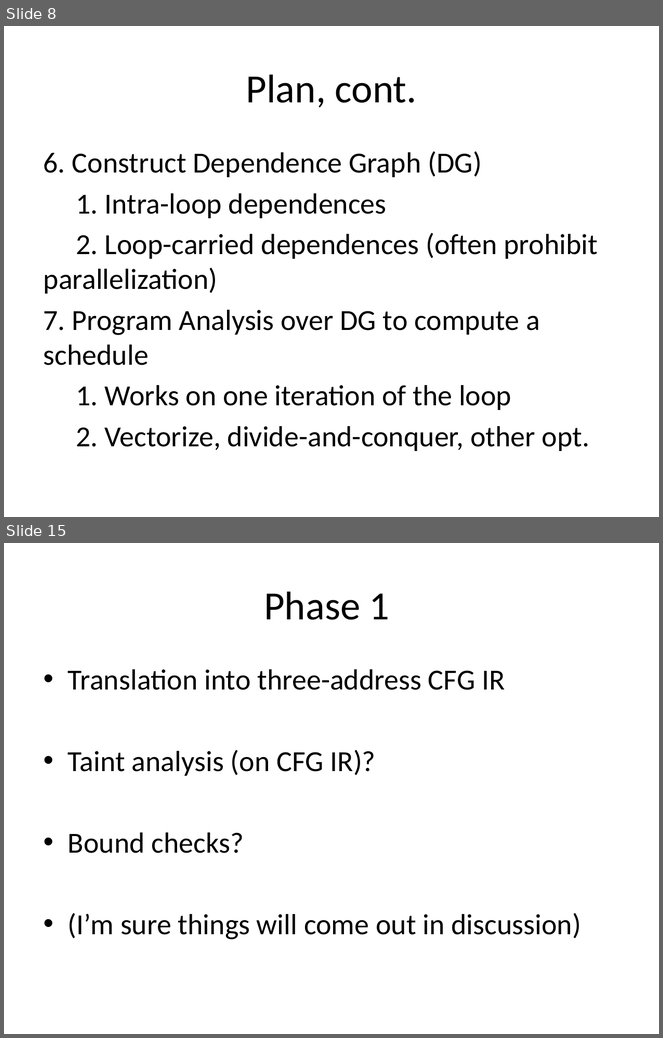
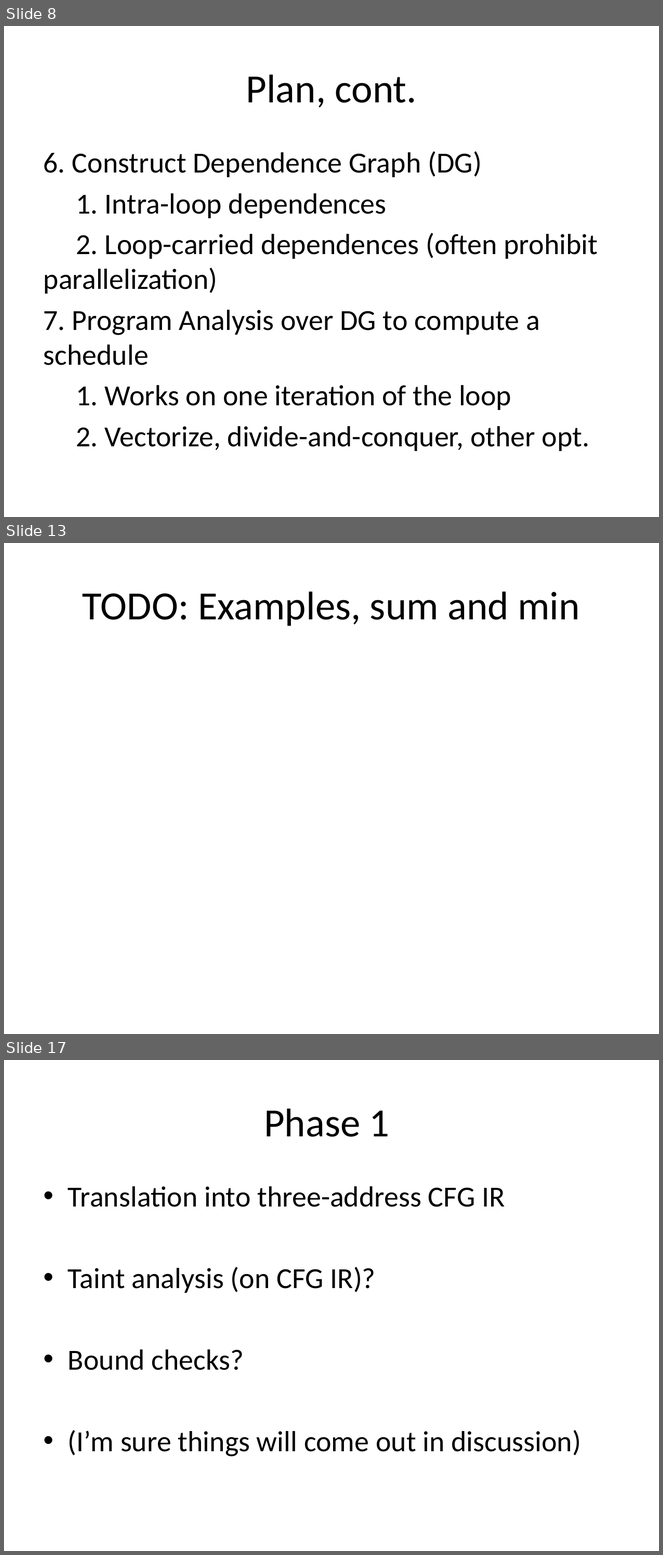
Before and after one commit to milana2/ParallelizationForMPC, a slide deck: MPC_Compiler_Misc_Notes.pptx. Shown one above the other, each under a label of ours: slides 8 and 15 before the commit, slides 8, 13 and 17 after it; the slides between them are not shown. The pictures are 663x1038 and 663x1555 pixels, drawn with LibreOffice and Linux fonts; fonts in the diff are those of the drawing. Boxes give left, top, right and bottom in pixels: in the first picture for what was removed or moved away, otherwise in the second. Text is boxed around its words. In the diff, an @@ line names an element or a change of style, - is before the commit and + after.

```diff
--- a/MPC_Compiler_Misc_Notes.pptx
+++ b/MPC_Compiler_Misc_Notes.pptx
@@ slide 13 added at box(4, 543, 659, 1034), background #FFFFFF @@
@@ title added at box(83, 591, 580, 626), 44 pt, text #000000 @@
+TODO: Examples, sum and min
@@ what was slide 15 is now slide 17 @@
```
Also in this commit, not shown: 5 slides changed, 2 other slides added, 1 slide removed.
